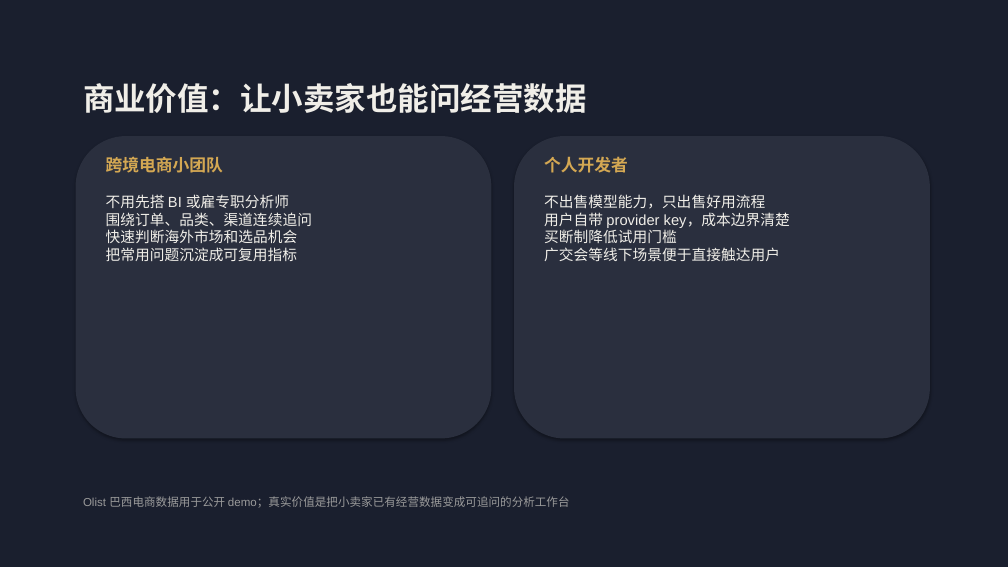
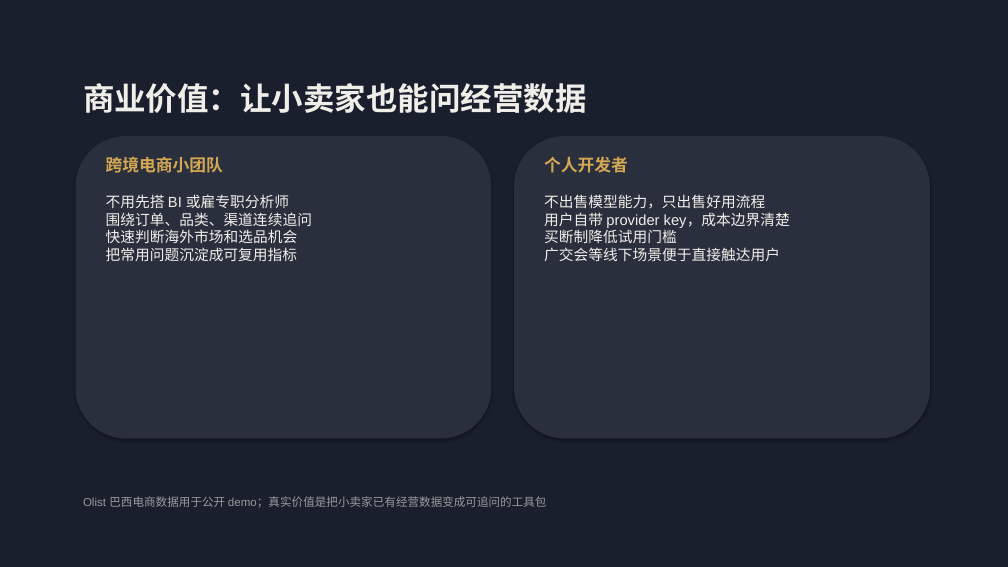
Before and after one commit to eric-stone-plus/queryforge, a slide deck: slide 9 of assets/QueryForge-Pitch.pptx. Drawn at 1008x567 pixels with LibreOffice and Linux fonts; fonts in the diff are those of the drawing. Boxes give left, top, right and bottom in pixels: in the first picture for what was removed or moved away, otherwise in the second. Text is boxed around its words. In the diff, an @@ line names an element or a change of style, - is before the commit and + after.

```diff
--- a/assets/QueryForge-Pitch.pptx
+++ b/assets/QueryForge-Pitch.pptx
@@ text at <box>83,496,547,507</box>: text changed @@
-Olist 巴西电商数据用于公开 demo；真实价值是把小卖家已有经营数据变成可追问的分析工作台
+Olist 巴西电商数据用于公开 demo；真实价值是把小卖家已有经营数据变成可追问的工具包
```
Also in this commit, not shown: 5 other slides changed, 1 slide added, 1 slide removed, 36 other files.
